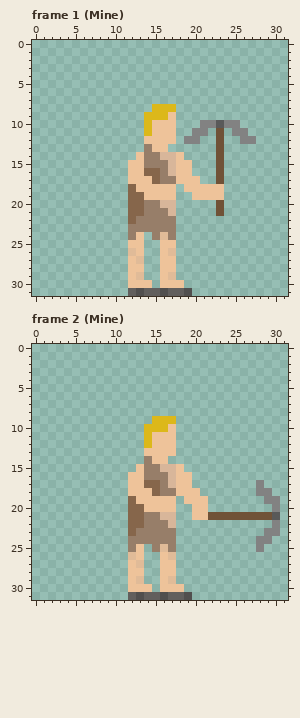
Edited in one commit: pixel-art file (pictures/Miner.aseprite). Above, as it was before the edit.
32x32 pixels, 8 frames. Shown: frame 1 (Mine), frame 2 (Mine). The commit also changed other frames, which this record leaves out.
After the commit:
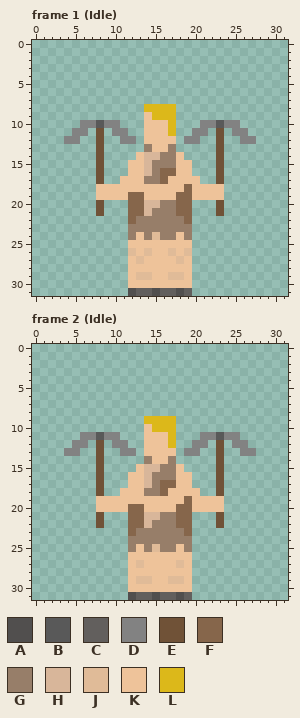
Palette (. is transparent): A #514f4e  B #595959  C #625f5d  D #828282  E #705237  F #86664b  G #977e69  H #d8b69a  J #e0bb98  K #eec39a  L #dcb81a
From old to new:
layer "Layer 2" added
Changed rows in their new state; - is an unchanged pixel.
Frame 1 (Idle), layer "Layer 2":
first column x 4:
 8 ----------L-----
 9 ----------K--L--
10 --DDBDD---K--L--
11 -DD-E-DD--K--L--
12 DD--E--DD-------
13 ----E--------G--
14 ----E-----HHGG--
15 ----E-----H--G--
16 ----E-----HGFF--
17 ----E--K--GGFK--
18 ----KKKKK-----KF
19 ----KKKK------FF
20 ----E-----HHGGFF
21 ----E-----H--GFF
22 --------------GF
23 --------------GG
24 ----------GJG-KG
25 ----------KK--KK
26 ----------JK--KJ
27 ----------KK--JK
28 ----------KK--KK
29 ----------JK--JK
30 -----------K---K
31 --------AC-AC-AC
Frame 2 (Idle), layers "Layer 2", "Layer 1":
first column x 4:
 9 ----------L----------------
10 ----------K--L-------------
11 --DDBDD---K--L---DDBDD-----
12 -DD-E-DD--K--L--DD-E-DD----
13 DD--E--DD------DD--E--DD---
14 ----E--------G-----E-------
15 ----E-----HHGG-----E-------
16 ----E-----H--G-----E-------
17 ----E-----HGFF-----E----.--
18 ----E--K--GGFK-----E----..-
19 ----KKKKK-----KF--KK-----..
20 ----KKKK------FF--KK------.
21 ----E-----HHGGFF...-.......
22 ----E-----H--GFF---E------.
23 --------------GF---------..
24 --------------GG--------..-
25 ----------GJG-KG--------.--
26 --------K-KK-KKK-----------
27 ----------KK--JK-----------
28 ----------KK--KK-----------
29 ----------JK--JK-----------
30 -----------K---K-----------
31 --------AC-AC-AC-----------
